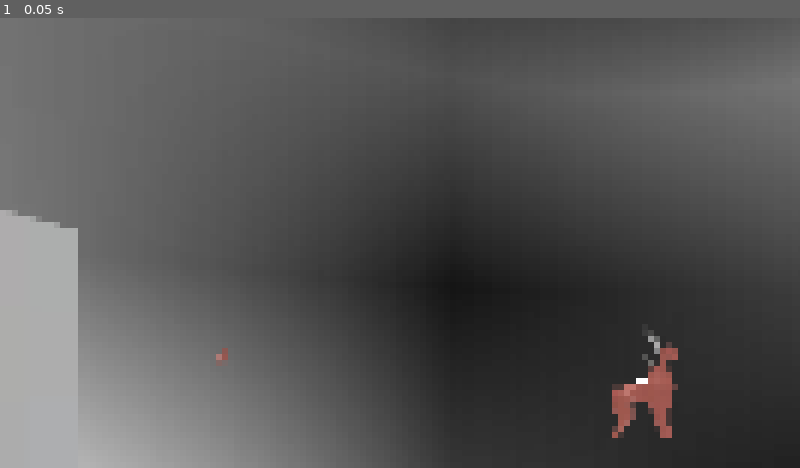
Above: before the commit, frame 1.
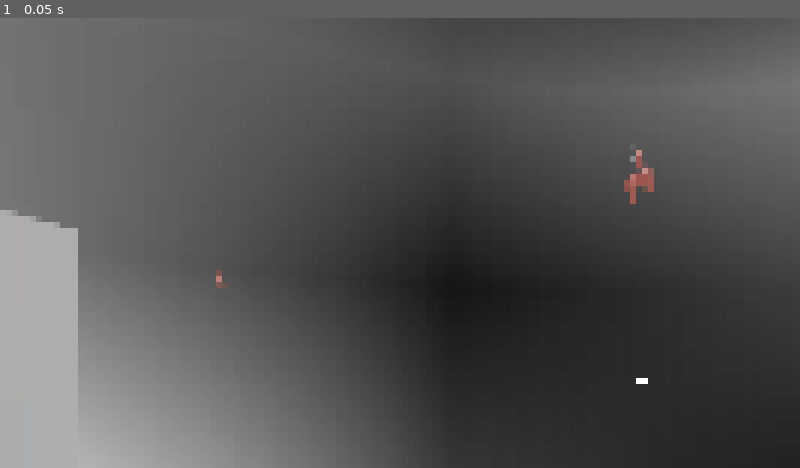
Above: after the commit, the same moment.

Repository: homexhome/Ludum2025
Game: Godot game, scene res://scenes/tiles/level.tscn
Same seed, same stepped clock (60 frames per second), same inputs: the game is played once before the commit and once after it. This scene is started directly instead of the project's main scene.
Inputs:
- Up to frame 1 (0.05 s): no input

The runs differ from the first frame. In frame 1, 1.2% of the frame differs, in the area x 27-85%, y 29-94%.

Commit message:
Death_anim

Diff:
--- a/scenes/tiles/Enemy.tscn
+++ b/scenes/tiles/Enemy.tscn
@@ -135,9 +135,237 @@
 bind/15/bone = -1
 bind/15/pose = Transform3D(1, 0, 0, 0, 0, -1, 0, 1, 0, 0, 0, 0)
 
+[sub_resource type="Animation" id="Animation_iqg3s"]
+length = 0.001
+tracks/0/type = "position_3d"
+tracks/0/imported = false
+tracks/0/enabled = true
+tracks/0/path = NodePath("Armature/Skeleton3D:Bone.001")
+tracks/0/interp = 1
+tracks/0/loop_wrap = true
+tracks/0/keys = PackedFloat32Array(0, 1, 0.0355306, 2.79456, -0.521345)
+tracks/1/type = "rotation_3d"
+tracks/1/imported = false
+tracks/1/enabled = true
+tracks/1/path = NodePath("Armature/Skeleton3D:Bone.002")
+tracks/1/interp = 1
+tracks/1/loop_wrap = true
+tracks/1/keys = PackedFloat32Array(0, 1, 0.157339, 0.108022, 0.0203055, 0.981409)
+tracks/2/type = "position_3d"
+tracks/2/imported = false
+tracks/2/enabled = true
+tracks/2/path = NodePath("Armature/Skeleton3D:Bone.009")
+tracks/2/interp = 1
+tracks/2/loop_wrap = true
+tracks/2/keys = PackedFloat32Array(0, 1, 0.841414, 3.17045, 1.05368)
+tracks/3/type = "position_3d"
+tracks/3/imported = false
+tracks/3/enabled = true
+tracks/3/path = NodePath("Armature/Skeleton3D:Bone.011")
+tracks/3/interp = 1
+tracks/3/loop_wrap = true
+tracks/3/keys = PackedFloat32Array(0, 1, -0.803781, 3.30459, 0.594761)
+tracks/4/type = "rotation_3d"
+tracks/4/imported = false
+tracks/4/enabled = true
+tracks/4/path = NodePath("Armature/Skeleton3D:Bone.012")
+tracks/4/interp = 1
+tracks/4/loop_wrap = true
+tracks/4/keys = PackedFloat32Array(0, 1, 0.140518, -0.14125, 0.491828, 0.84759)
+tracks/5/type = "rotation_3d"
+tracks/5/imported = false
+tracks/5/enabled = true
+tracks/5/path = NodePath("Armature/Skeleton3D:Bone.010")
+tracks/5/interp = 1
+tracks/5/loop_wrap = true
+tracks/5/keys = PackedFloat32Array(0, 1, 0.135397, -0.034244, -0.191482, 0.971509)
+tracks/6/type = "value"
+tracks/6/imported = false
+tracks/6/enabled = true
+tracks/6/path = NodePath("Armature/Skeleton3D:rotation")
+tracks/6/interp = 1
+tracks/6/loop_wrap = true
+tracks/6/keys = {
+"times": PackedFloat32Array(0),
+"transitions": PackedFloat32Array(1),
+"update": 0,
+"values": [Vector3(-0.319535, -8.05071e-09, 4.99605e-08)]
+}
+tracks/7/type = "value"
+tracks/7/imported = false
+tracks/7/enabled = true
+tracks/7/path = NodePath("Armature/Skeleton3D:position")
+tracks/7/interp = 1
+tracks/7/loop_wrap = true
+tracks/7/keys = {
+"times": PackedFloat32Array(0),
+"transitions": PackedFloat32Array(1),
+"update": 0,
+"values": [Vector3(0, 34.6398, 0)]
+}
+tracks/8/type = "rotation_3d"
+tracks/8/imported = false
+tracks/8/enabled = true
+tracks/8/path = NodePath("Armature/Skeleton3D:Bone.008")
+tracks/8/interp = 1
+tracks/8/loop_wrap = true
+tracks/8/keys = PackedFloat32Array(0, 1, -0.412385, -0.0404924, 0.297214, 0.860211)
+tracks/9/type = "rotation_3d"
+tracks/9/imported = false
+tracks/9/enabled = true
+tracks/9/path = NodePath("Armature/Skeleton3D:Bone.006")
+tracks/9/interp = 1
+tracks/9/loop_wrap = true
+tracks/9/keys = PackedFloat32Array(0, 1, -0.278072, -0.0493152, -0.436846, 0.854055)
+
+[sub_resource type="AnimationLibrary" id="AnimationLibrary_73cr2"]
+_data = {
+&"RESET": SubResource("Animation_iqg3s")
+}
+
+[sub_resource type="Animation" id="Animation_7qddn"]
+resource_name = "Death"
+tracks/0/type = "position_3d"
+tracks/0/imported = false
+tracks/0/enabled = true
+tracks/0/path = NodePath("Armature/Skeleton3D:Bone.001")
+tracks/0/interp = 1
+tracks/0/loop_wrap = true
+tracks/0/keys = PackedFloat32Array(0, 1, 4.65661e-10, 3.17131, -2.14961e-07, 0.166667, 1, 0.0355306, 2.79456, -0.521345)
+tracks/1/type = "rotation_3d"
+tracks/1/imported = false
+tracks/1/enabled = true
+tracks/1/path = NodePath("Armature/Skeleton3D:Bone.001")
+tracks/1/interp = 1
+tracks/1/loop_wrap = true
+tracks/1/keys = PackedFloat32Array(0, 1, -0.522936, -0.043142, -0.0269826, 0.850852)
+tracks/2/type = "position_3d"
+tracks/2/imported = false
+tracks/2/enabled = true
+tracks/2/path = NodePath("Armature/Skeleton3D:Bone")
+tracks/2/interp = 1
+tracks/2/loop_wrap = true
+tracks/2/keys = PackedFloat32Array(0, 1, 0.0814813, 1.99028, -2.23372)
+tracks/3/type = "rotation_3d"
+tracks/3/imported = false
+tracks/3/enabled = true
+tracks/3/path = NodePath("Armature/Skeleton3D:Bone")
+tracks/3/interp = 1
+tracks/3/loop_wrap = true
+tracks/3/keys = PackedFloat32Array(0, 1, 0.607072, 0.0265722, 0.0356407, 0.793403)
+tracks/4/type = "position_3d"
+tracks/4/imported = false
+tracks/4/enabled = true
+tracks/4/path = NodePath("Armature/Skeleton3D:Bone.009")
+tracks/4/interp = 1
+tracks/4/loop_wrap = true
+tracks/4/keys = PackedFloat32Array(0, 1, 0.841414, 2.42271, 1.05368, 0.2, 1, 0.841414, 3.17045, 1.05368)
+tracks/5/type = "rotation_3d"
+tracks/5/imported = false
+tracks/5/enabled = true
+tracks/5/path = NodePath("Armature/Skeleton3D:Bone.009")
+tracks/5/interp = 1
+tracks/5/loop_wrap = true
+tracks/5/keys = PackedFloat32Array(0, 1, -0.0774088, -0.0239357, 0.988186, -0.130092)
+tracks/6/type = "position_3d"
+tracks/6/imported = false
+tracks/6/enabled = true
+tracks/6/path = NodePath("Armature/Skeleton3D:Bone.012")
+tracks/6/interp = 1
+tracks/6/loop_wrap = true
+tracks/6/keys = PackedFloat32Array(0, 1, 4.47035e-08, 1.71071, -1.11759e-07)
+tracks/7/type = "rotation_3d"
+tracks/7/imported = false
+tracks/7/enabled = true
+tracks/7/path = NodePath("Armature/Skeleton3D:Bone.012")
+tracks/7/interp = 1
+tracks/7/loop_wrap = true
+tracks/7/keys = PackedFloat32Array(0, 1, 0.00555059, -0.138389, 0.145662, 0.979592, 0.2, 1, 0.140518, -0.14125, 0.491828, 0.84759)
+tracks/8/type = "position_3d"
+tracks/8/imported = false
+tracks/8/enabled = true
+tracks/8/path = NodePath("Armature/Skeleton3D:olen.001")
+tracks/8/interp = 1
+tracks/8/loop_wrap = true
+tracks/8/keys = PackedFloat32Array(0, 1, 0.379709, -1.74007, 2.22843)
+tracks/9/type = "rotation_3d"
+tracks/9/imported = false
+tracks/9/enabled = true
+tracks/9/path = NodePath("Armature/Skeleton3D:olen.001")
+tracks/9/interp = 1
+tracks/9/loop_wrap = true
+tracks/9/keys = PackedFloat32Array(0, 1, -0.564167, -0.0295553, 0.0825857, 0.820988)
+tracks/10/type = "position_3d"
+tracks/10/imported = false
+tracks/10/enabled = true
+tracks/10/path = NodePath("Armature/Skeleton3D:Bone.011")
+tracks/10/interp = 1
+tracks/10/loop_wrap = true
+tracks/10/keys = PackedFloat32Array(0, 1, -0.803781, 2.53348, 1.08465, 0.2, 1, -0.803781, 3.30459, 0.594761)
+tracks/11/type = "rotation_3d"
+tracks/11/imported = false
+tracks/11/enabled = true
+tracks/11/path = NodePath("Armature/Skeleton3D:Bone.011")
+tracks/11/interp = 1
+tracks/11/loop_wrap = true
+tracks/11/keys = PackedFloat32Array(0, 1, -0.235397, 0.0378775, 0.96136, 0.137629)
+tracks/12/type = "rotation_3d"
+tracks/12/imported = false
+tracks/12/enabled = true
+tracks/12/path = NodePath("Armature/Skeleton3D:Bone.002")
+tracks/12/interp = 1
+tracks/12/loop_wrap = true
+tracks/12/keys = PackedFloat32Array(0, 1, 0.63512, 0.0824388, 0.0578985, 0.765816, 0.166667, 1, 0.157339, 0.108022, 0.0203055, 0.981409)
+tracks/13/type = "rotation_3d"
+tracks/13/imported = false
+tracks/13/enabled = true
+tracks/13/path = NodePath("Armature/Skeleton3D:Bone.010")
+tracks/13/interp = 1
+tracks/13/loop_wrap = true
+tracks/13/keys = PackedFloat32Array(0, 1, 0.135397, -0.034244, -0.191482, 0.971509, 0.2, 1, 0.168926, -0.0605517, -0.540871, 0.82174)
+tracks/14/type = "value"
+tracks/14/imported = false
+tracks/14/enabled = true
+tracks/14/path = NodePath("Armature/Skeleton3D:rotation")
+tracks/14/interp = 1
+tracks/14/loop_wrap = true
+tracks/14/keys = {
+"times": PackedFloat32Array(0, 0.2),
+"transitions": PackedFloat32Array(1, 1),
+"update": 0,
+"values": [Vector3(0, 0, 0), Vector3(-0.319535, -8.05071e-09, 4.99605e-08)]
+}
+tracks/15/type = "value"
+tracks/15/imported = false
+tracks/15/enabled = true
+tracks/15/path = NodePath("Armature/Skeleton3D:position")
+tracks/15/interp = 1
+tracks/15/loop_wrap = true
+tracks/15/keys = {
+"times": PackedFloat32Array(0, 0.95),
+"transitions": PackedFloat32Array(1, 2.73208),
+"update": 0,
+"values": [Vector3(0, 0, 0), Vector3(0, 34.6398, 0)]
+}
+tracks/16/type = "rotation_3d"
+tracks/16/imported = false
+tracks/16/enabled = true
+tracks/16/path = NodePath("Armature/Skeleton3D:Bone.008")
+tracks/16/interp = 1
+tracks/16/loop_wrap = true
+tracks/16/keys = PackedFloat32Array(0, 1, -0.361774, -0.0792954, 0.136184, 0.91885, 0.166667, 1, -0.412385, -0.0404924, 0.297214, 0.860211)
+tracks/17/type = "rotation_3d"
+tracks/17/imported = false
+tracks/17/enabled = true
+tracks/17/path = NodePath("Armature/Skeleton3D:Bone.006")
+tracks/17/interp = 1
+tracks/17/loop_wrap = true
+tracks/17/keys = PackedFloat32Array(0.00666668, 1, -0.336487, -0.00639498, -0.263771, 0.903969, 0.166667, 1, -0.278072, -0.0493152, -0.436846, 0.854055)
+
 [sub_resource type="AnimationLibrary" id="AnimationLibrary_x0smi"]
 _data = {
 &"Dash": ExtResource("5_edx6k"),
+&"Death": SubResource("Animation_7qddn"),
 &"RESET": ExtResource("6_6lryg"),
 &"Run": ExtResource("7_yghby")
 }
@@ -168,6 +396,7 @@
 [node name="Armature" type="Node3D" parent="olen_Ran"]
 
 [node name="Skeleton3D" type="Skeleton3D" parent="olen_Ran/Armature"]
+transform = Transform3D(1, -4.74316e-08, -7.64319e-09, 4.74316e-08, 0.949382, 0.314125, -7.64314e-09, -0.314125, 0.949382, 0, 34.6398, 0)
 bones/0/name = "Bone"
 bones/0/parent = -1
 bones/0/rest = Transform3D(0.996047, -0.0242925, 0.0854377, 0.0888173, 0.260388, -0.961409, 0.00110805, 0.965199, 0.261516, 0.0814813, 1.99028, -2.23372)
@@ -179,16 +408,16 @@
 bones/1/parent = 0
 bones/1/rest = Transform3D(0.994821, 0.0910374, -0.0451945, -0.000795498, 0.451621, 0.89221, 0.101635, -0.887553, 0.449354, 4.65661e-10, 3.17131, -2.14961e-07)
 bones/1/enabled = true
-bones/1/position = Vector3(4.65661e-10, 3.17131, -2.14961e-07)
+bones/1/position = Vector3(0.0355306, 2.79456, -0.521345)
 bones/1/rotation = Quaternion(-0.522936, -0.043142, -0.0269826, 0.850852)
 bones/1/scale = Vector3(1, 1, 1)
 bones/2/name = "Bone.002"
 bones/2/parent = 1
 bones/2/rest = Transform3D(0.979703, 0.0160378, 0.199811, 0.193396, 0.186542, -0.963224, -0.052721, 0.982316, 0.179654, 2.88128e-09, 2.49006, 2.98023e-08)
 bones/2/enabled = true
-bones/2/position = Vector3(2.88128e-09, 2.49006, 2.98023e-08)
-bones/2/rotation = Quaternion(0.63512, 0.0824388, 0.0578985, 0.765816)
-bones/2/scale = Vector3(1, 1, 1)
+bones/2/position = Vector3(6.60505e-09, 2.49006, 2.96969e-08)
+bones/2/rotation = Quaternion(0.157339, 0.108022, 0.0203055, 0.981409)
+bones/2/scale = Vector3(1, 1, 0.999998)
 bones/3/name = "olen.001"
 bones/3/parent = 1
 bones/3/rest = Transform3D(0.984612, -0.102256, -0.141713, 0.168952, 0.349791, 0.921467, -0.0446552, -0.931232, 0.361684, 0.379709, -1.74007, 2.22843)
@@ -235,8 +464,8 @@
 bones/9/parent = 8
 bones/9/rest = Transform3D(0.860768, 0.481186, 0.165949, -0.472578, 0.634403, 0.611721, 0.189073, -0.604974, 0.773472, 0, 1.52973, -7.45058e-08)
 bones/9/enabled = true
-bones/9/position = Vector3(0, 1.52973, -7.45058e-08)
-bones/9/rotation = Quaternion(-0.336487, -0.00639498, -0.263771, 0.903969)
+bones/9/position = Vector3(2.009e-07, 1.52973, -2.86381e-07)
+bones/9/rotation = Quaternion(-0.278072, -0.0493152, -0.436846, 0.854055)
 bones/9/scale = Vector3(1, 1, 1)
 bones/10/name = "Bone.007"
 bones/10/parent = -1
@@ -249,28 +478,28 @@
 bones/11/parent = 10
 bones/11/rest = Transform3D(0.950332, -0.192892, -0.244257, 0.30764, 0.701147, 0.643234, 0.0471855, -0.686429, 0.725664, -7.45058e-08, 1.70289, 5.96046e-08)
 bones/11/enabled = true
-bones/11/position = Vector3(-7.45058e-08, 1.70289, 5.96046e-08)
-bones/11/rotation = Quaternion(-0.361774, -0.0792954, 0.136184, 0.91885)
+bones/11/position = Vector3(3.0343e-08, 1.70289, -2.41158e-07)
+bones/11/rotation = Quaternion(-0.412385, -0.0404924, 0.297214, 0.860211)
 bones/11/scale = Vector3(1, 1, 1)
 bones/12/name = "Bone.009"
 bones/12/parent = -1
 bones/12/rest = Transform3D(-0.954168, 0.260816, -0.146761, -0.253405, -0.965006, -0.0674463, -0.159216, -0.0271652, 0.98687, 0.841414, 2.42271, 1.05368)
 bones/12/enabled = true
-bones/12/position = Vector3(0.841414, 2.42271, 1.05368)
+bones/12/position = Vector3(0.841414, 3.17045, 1.05368)
 bones/12/rotation = Quaternion(-0.0774088, -0.0239357, 0.988186, -0.130092)
 bones/12/scale = Vector3(1, 1, 1)
 bones/13/name = "Bone.010"
 bones/13/parent = 12
 bones/13/rest = Transform3D(0.976819, 0.198683, -0.0796802, -0.212251, 0.947299, -0.239946, 0.0278078, 0.251296, 0.967511, -2.98023e-08, 1.72341, 2.98023e-08)
 bones/13/enabled = true
-bones/13/position = Vector3(-2.98023e-08, 1.72341, 2.98023e-08)
-bones/13/rotation = Quaternion(0.124509, -0.0272436, -0.104154, 0.986361)
+bones/13/position = Vector3(-9.02187e-08, 1.72341, 1.37219e-08)
+bones/13/rotation = Quaternion(0.135397, -0.034244, -0.191482, 0.971509)
 bones/13/scale = Vector3(1, 1, 1)
 bones/14/name = "Bone.011"
 bones/14/parent = -1
 bones/14/rest = Transform3D(-0.851294, -0.282454, -0.442176, 0.246789, -0.959247, 0.137622, -0.463028, 0.00803321, 0.886307, -0.803781, 2.53348, 1.08465)
 bones/14/enabled = true
-bones/14/position = Vector3(-0.803781, 2.53348, 1.08465)
+bones/14/position = Vector3(-0.803781, 3.30459, 0.594761)
 bones/14/rotation = Quaternion(-0.235397, 0.0378775, 0.96136, 0.137629)
 bones/14/scale = Vector3(1, 1, 1)
 bones/15/name = "Bone.012"
@@ -278,7 +507,7 @@
 bones/15/rest = Transform3D(0.919262, -0.286914, -0.269512, 0.283842, 0.957504, -0.0511905, 0.272746, -0.0294413, 0.961635, 4.47035e-08, 1.71071, -1.11759e-07)
 bones/15/enabled = true
 bones/15/position = Vector3(4.47035e-08, 1.71071, -1.11759e-07)
-bones/15/rotation = Quaternion(0.00555059, -0.138389, 0.145662, 0.979592)
+bones/15/rotation = Quaternion(0.140518, -0.14125, 0.491828, 0.84759)
 bones/15/scale = Vector3(1, 1, 1)
 bones/16/name = "neutral_bone"
 bones/16/parent = -1
@@ -289,7 +518,7 @@
 bones/16/scale = Vector3(1, 1, 1)
 
 [node name="olen_001" type="BoneAttachment3D" parent="olen_Ran/Armature/Skeleton3D"]
-transform = Transform3D(0.986129, -0.0745059, -0.148319, 0.165082, 0.533114, 0.829779, 0.0172475, -0.842755, 0.538021, 0.314191, 0.654975, 2.66344)
+transform = Transform3D(0.986129, -0.0745059, -0.148319, 0.165082, 0.533114, 0.829779, 0.0172475, -0.842755, 0.53802, 0.314191, 1.06125, 2.1635)
 bone_name = "olen.001"
 bone_idx = 3
 
@@ -303,6 +532,7 @@
 
 [node name="AnimationPlayer" type="AnimationPlayer" parent="olen_Ran"]
 libraries = {
+&"": SubResource("AnimationLibrary_73cr2"),
 &"enemy_0": SubResource("AnimationLibrary_x0smi")
 }
 
Not shown: 1 places in scenes/tiles/Enemy.tscn that only renumber resources
